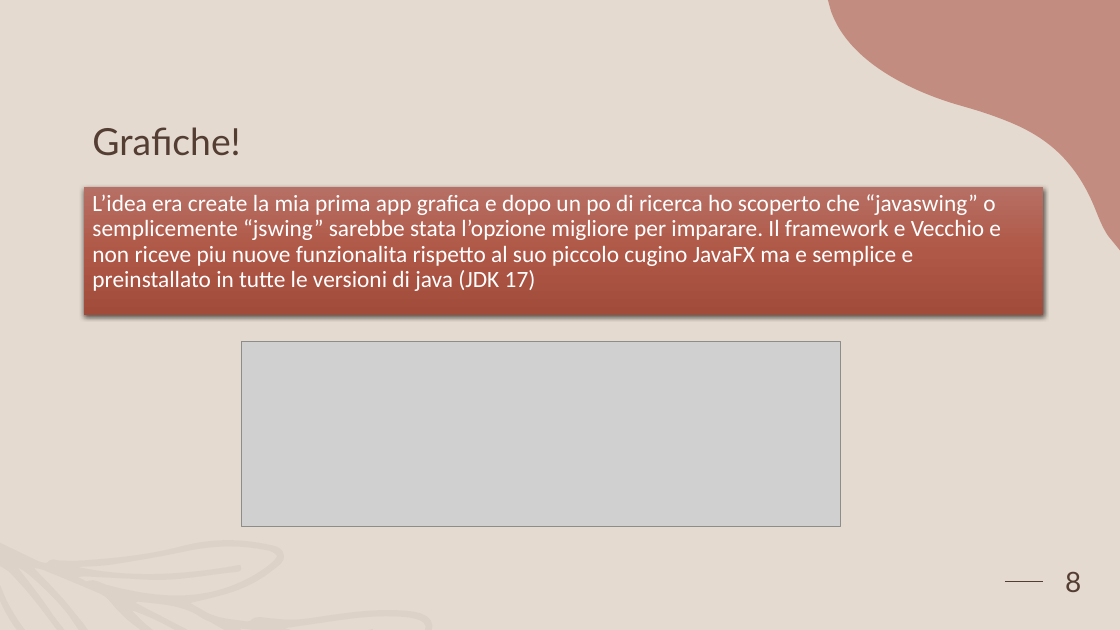
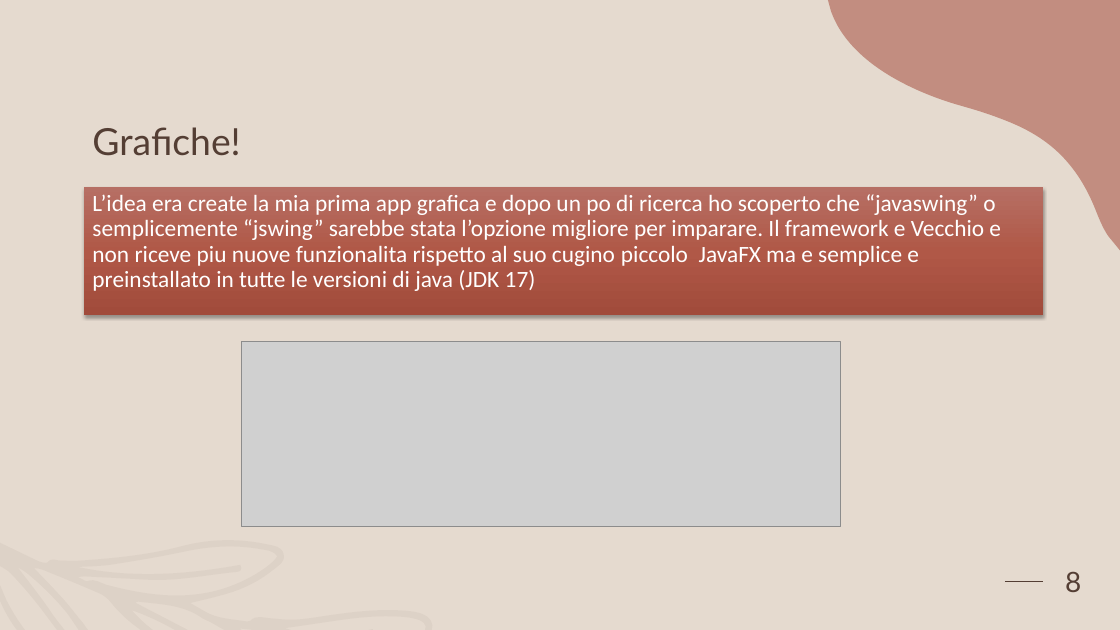
Before and after one commit to Alex123310/Appunti-Compiti, a slide deck: slide 8 of Il Mio.pptx. Drawn at 1120x630 pixels with LibreOffice and Linux fonts; fonts in the diff are those of the drawing; grey boxes stand for pictures. Boxes give left, top, right and bottom in pixels: in the first picture for what was removed or moved away, otherwise in the second. Text is boxed around its words. In the diff, an @@ line names an element or a change of style, - is before the commit and + after.

```diff
--- a/Il Mio.pptx
+++ b/Il Mio.pptx
@@ text "L’idea era create la mia ..." at <box>84,187,1044,315</box>: shadow changed @@
@@ text at <box>92,194,1001,291</box>: text changed @@
-L’idea era create la mia prima app grafica e dopo un po di ricerca ho scoperto che “javaswing” o semplicemente “jswing” sarebbe stata l’opzione migliore per imparare. Il framework e Vecchio e non riceve piu nuove funzionalita rispetto al suo piccolo cugino JavaFX ma e semplice e preinstallato in tutte le versioni di java (JDK 17)
+L’idea era create la mia prima app grafica e dopo un po di ricerca ho scoperto che “javaswing” o semplicemente “jswing” sarebbe stata l’opzione migliore per imparare. Il framework e Vecchio e non riceve piu nuove funzionalita rispetto al suo cugino piccolo JavaFX ma e semplice e preinstallato in tutte le versioni di java (JDK 17)
```
Also in this commit, not shown: 3 other slides changed, 3 slides added, 3 slides removed.
